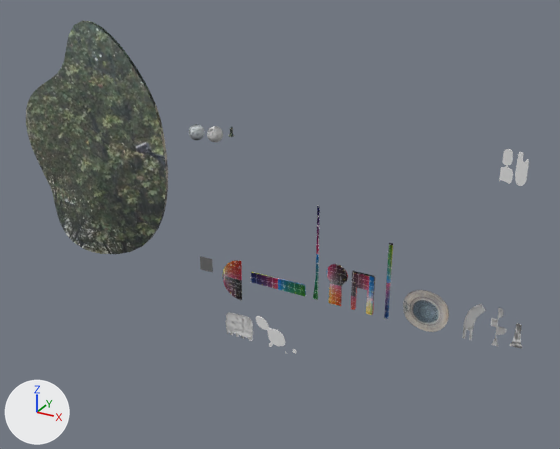
An edit to the Blender file public/3d/plstmichel.blend, drawn before and after from the same camera.
Both versions are drawn from a 50 mm camera at (12.2, -78.6, 28.8) aimed at (-31.4, 0.7, -10.9). Lighting does not change. The marker at lower left points along +X, +Y and +Z.

Names of what the first picture shows: 'boom1', 'disc_fountain', 'halfcircle', 'poortje', 'rechthoek', 'sleutelgat', 'tekening3', 'tekening5', 'tekening6'.
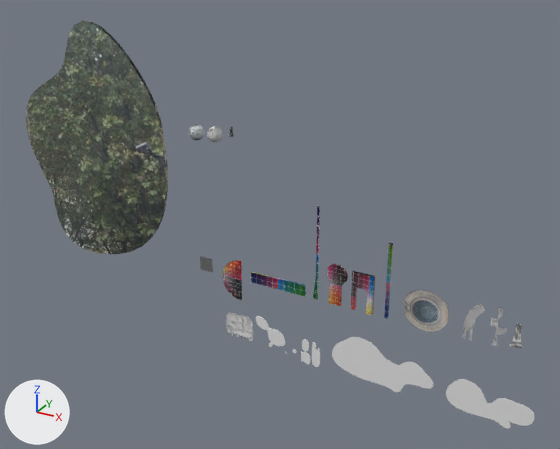
Changed parts and their boxes (x1, y1, x2, y2) in the pictures (560 x 449 px):
'wolk1', added: after (332, 337, 433, 392)
'wolk2', added: after (446, 379, 535, 429)
'tekening5', moved: before (499, 149, 513, 184); after (301, 339, 310, 365)
'tekening6', moved: before (515, 152, 529, 186); after (312, 342, 320, 367)

What the commit changed:
Material 'Material.018' (mat_material_018) is new.
Its base color is (0.8, 0.8, 0.8) (white #e7e7e7).
Material 'Material.017' (mat_material_017) is new.
Its base color is (0.8, 0.8, 0.8) (white #e7e7e7).
Mesh me_beziercurve_018 is new.
It has 216 vertices, 110 faces and spans x -4.61..5.96, y 0.0..0.07, z -0.61..4.48.
It uses material mat_material_018 (white #e7e7e7).
Mesh me_beziercurve_017 is new.
It has 218 vertices, 111 faces and spans x -5.53..8.19, y -0.04..0.0, z -0.44..6.03.
It uses material mat_material_017 (its picture is missing).
Object 'tekening5' (ob_tekening5) moves from (-4.1, 0.0, -0.1) to (-27.3, 0.0, -30.1).
Object 'tekening6' (ob_tekening6) moves from (-2.5, 0.0, -0.1) to (-25.6, 0.0, -30.1).
Object 'wolk2' (ob_wolk2) is new; it shows me_beziercurve_018.
Its location is (-3.4, 0.0, -29.9).
Object 'wolk1' (ob_wolk1) is new; it shows me_beziercurve_017.
Its location is (-17.8, 0.0, -29.8).
